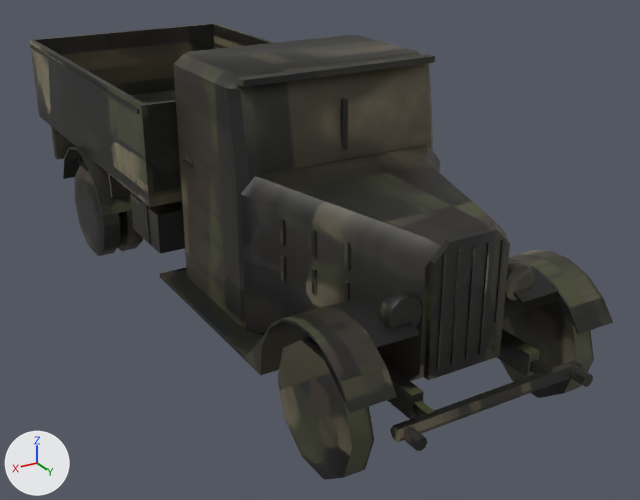
A saved change to the FBX model models/PF621L_OPEN/PF621L_OPEN_MID.fbx.
Before and after are seen from a camera (50 mm lens) standing at (2.95, 5.69, 3.12) and looking at (-0.26, 0.35, 0.45). The axes (+X, +Y, +Z) are drawn at lower left. The lights are the same throughout. The picture after the commit comes second. Vertices at exactly the same position are counted once.

Names of what the first picture shows: 'Chassis', 'Roue_02', 'Roue_Droite_01', 'Roue_Gauche_01'.
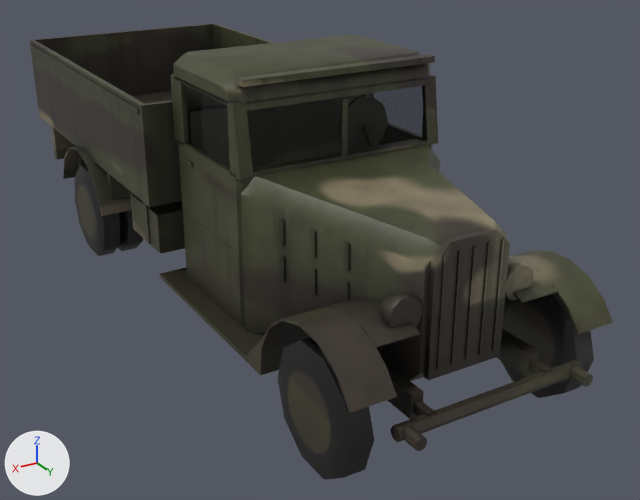
Boxes [x1, y1, x2, y2] around the edits, measured in the pictures (640 x 500 px):
```json
{"part": 1, "of": "me_chassis", "change": "added", "after": [336, 97, 344, 152], "on screen": "mostly hidden"}
{"part": 2, "of": "me_chassis", "change": "added", "after": [171, 63, 438, 327]}
{"part": 3, "of": "me_chassis", "change": "surface changed", "before": [30, 24, 613, 451], "after": [30, 24, 613, 451]}
{"part": 4, "of": "me_roue_droite_01", "change": "surface changed", "before": [278, 337, 374, 477], "after": [278, 337, 374, 477]}
```

Edits to the scene script, one JSON object a line:
```json
{"op": "add", "block": "mat_m_vitre", "code": ["mat_m_vitre = principled_material('M_Vitre')", "mat_m_vitre.base_color = (0.0, 0.0, 0.0)  # black #000000", "mat_m_vitre.roughness = 0.05", "mat_m_vitre.alpha = 0.298"]}
{"block": "me_roue_droite_01", "where": "me_roue_droite_01.from_pydata(...)  # 96 vertices, 78 faces; spans x -0.095..0.095, y -0.4..0.4, z -0.38..0.38"}
{"block": "me_roue_droite_01", "where": "# used by ob_roue_droite_01; location = (0.8, 2.14, 0.4)"}
{"block": "me_roue_droite_01", "change": "me_roue_droite_01 part 4: texture (UV) coordinates of 78 of 78 faces, centred in x -0.095..0.095, y -0.362..0.362, z -0.38..0.38, changed; they spanned u 0.36..0.87, v 0.12..0.97 and now span u 0.12..0.9, v 0.07..0.85"}
{"block": "me_chassis", "where": "# used by ob_chassis; location = (0.0, 0.0, 0.0)"}
{"op": "remove", "block": "me_chassis", "code": "me_chassis.from_pydata(...)  # 710 vertices, 506 faces; spans x -1.01..1.01, y -2.93..2.75, z 0.34..2.0"}
{"op": "add", "block": "me_chassis", "code": "me_chassis.from_pydata(...)  # 918 vertices, 670 faces; spans x -1.01..1.01, y -2.93..2.75, z 0.34..2.0"}
{"block": "me_chassis", "change": "me_chassis part 1: a new loose piece, a box spanning x -0.69..0.69, y 0.13..0.23, z 1.12..1.62, in mat_m_tk (picture img_pf621l_open_mid_png)"}
{"block": "me_chassis", "change": "me_chassis part 2: 148 vertices added at x -0.75..0.75, y 0.07..1.09, z 0.9..1.85"}
{"block": "me_chassis", "change": "me_chassis part 3: 488 kept faces spanning x -1.01..1.01, y -2.93..2.75, z 0.34..2.0 get new texture (UV) coordinates"}
{"block": "me_chassis", "change": "other edits to the shape of me_chassis do not show in these pictures"}
{"op": "add", "block": "me_chassis", "code": "me_chassis.materials.append(mat_m_vitre)  # black #000000"}
```
